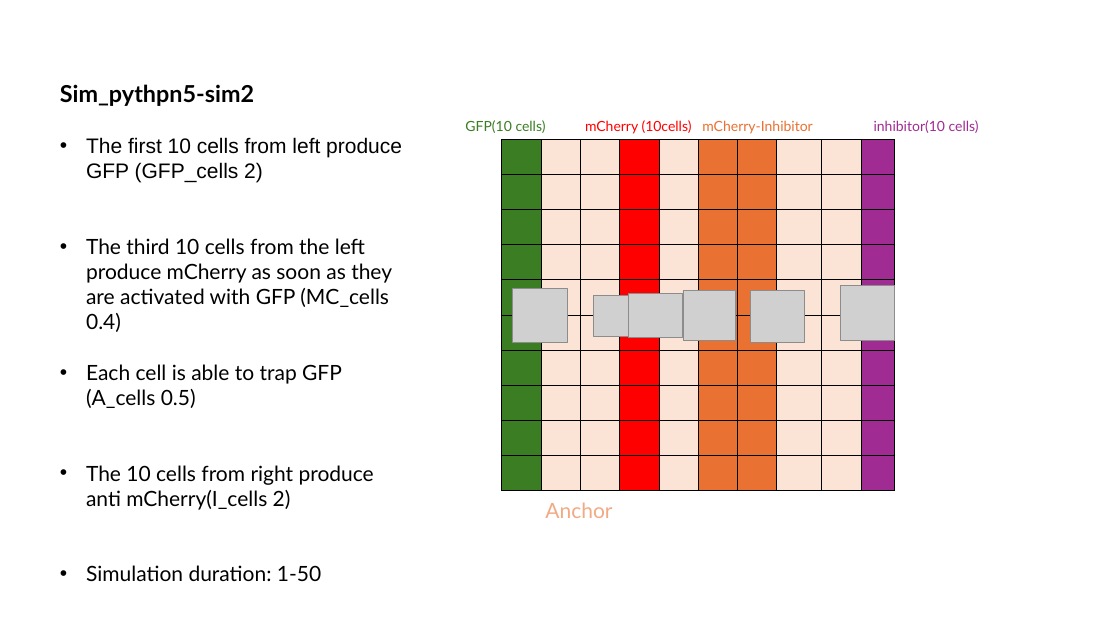
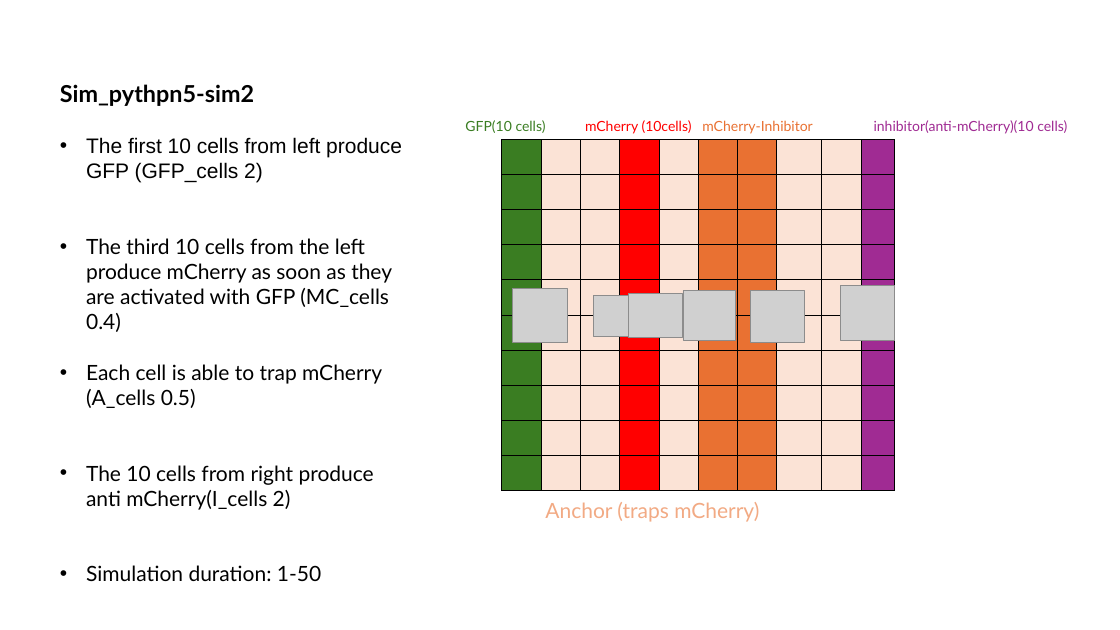
Before and after one commit to LoqmanSamani/grn-designer, a slide deck: slide 6 of sim_system.pptx. Drawn at 1120x630 pixels with LibreOffice and Linux fonts; fonts in the diff are those of the drawing; grey boxes stand for pictures. Boxes give left, top, right and bottom in pixels: in the first picture for what was removed or moved away, otherwise in the second. Text is boxed around its words. In the diff, an @@ line names an element or a change of style, - is before the commit and + after.

```diff
--- a/sim_system.pptx
+++ b/sim_system.pptx
@@ text in rectangle at bbox=[465, 120, 1067, 134]: text changed @@
-GFP(10 cells) mCherry (10cells) mCherry-Inhibitor inhibitor(10 cells)
+GFP(10 cells) mCherry (10cells) mCherry-Inhibitor inhibitor(anti-mCherry)(10 cells)
@@ text at bbox=[86, 364, 382, 408]: text changed @@
-• Each cell is able to trap GFP (A_cells 0.5)
+• Each cell is able to trap mCherry (A_cells 0.5)
@@ text at bbox=[545, 502, 759, 522]: text changed @@
-Anchor
+Anchor (traps mCherry)
```
Also in this commit, not shown: 2 other slides changed.
